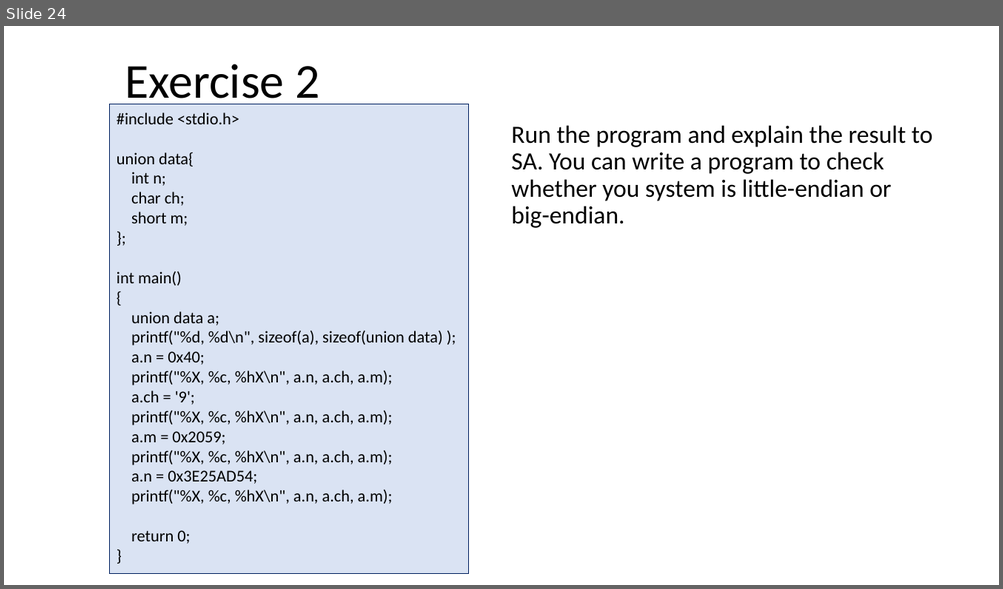
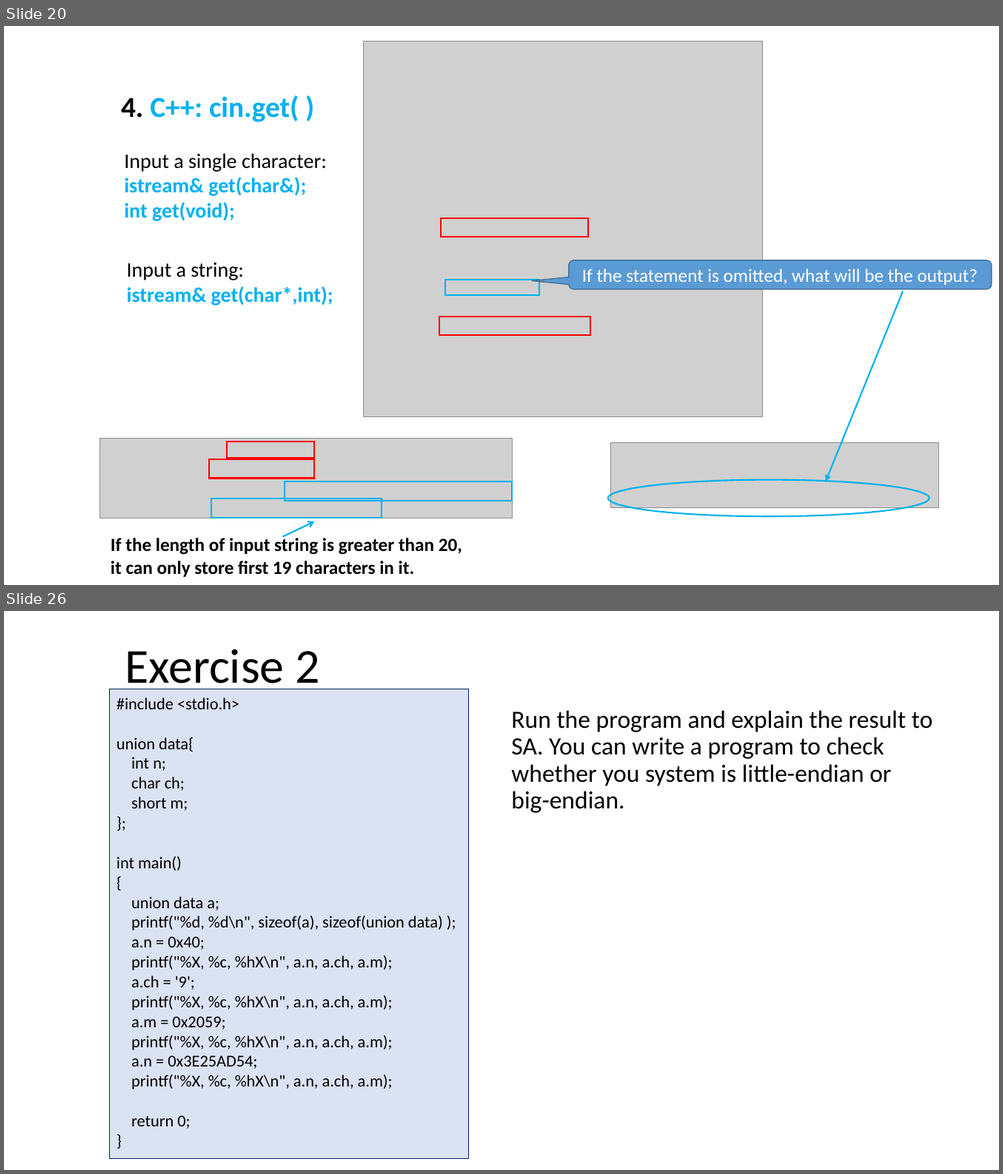
Before and after one commit to ShiqiYu/CPP, a slide deck: week04/Lab04.pptx. Shown one above the other, each under a label of ours: slide 24 before the commit, slides 20 and 26 after it; the slides between them are not shown. The pictures are 1003x589 and 1003x1174 pixels, drawn with LibreOffice and Linux fonts; fonts in the diff are those of the drawing; grey boxes stand for pictures; background and template pictures are left out. Boxes give left, top, right and bottom in pixels: in the first picture for what was removed or moved away, otherwise in the second. Text is boxed around its words. In the diff, an @@ line names an element or a change of style, - is before the commit and + after.

```diff
--- a/week04/Lab04.pptx
+++ b/week04/Lab04.pptx
@@ slide 20 added at box(4, 26, 999, 585), background #FFFFFF @@
@@ picture added at box(363, 42, 762, 417) @@
@@ text added at box(121, 96, 299, 122), 28 pt, text #00B0F0, bold @@
+4. C++: cin.get( )
@@ text added at box(124, 153, 327, 221), 20 pt, text #00B0F0, bold @@
+Input a single character:
+istream& get(char&);
+int get(void);
@@ rectangle added at box(441, 218, 588, 237), outline #FF0000 1.5 pt @@
@@ text added at box(127, 262, 333, 306), 20 pt, text #00B0F0, bold @@
+Input a string:
+istream& get(char*,int);
@@ rounded speech box added at box(569, 261, 991, 289), fill #5B9BD5, outline #43739E 1 pt, 18 pt, text #FFFFFF @@
+If the statement is omitted, what will be the output?
@@ rectangle added at box(445, 280, 539, 295), outline #00B0F0 1.5 pt @@
@@ arrow added from (903, 292) to (825, 482), #00B0F0 1.5 pt @@
@@ rectangle added at box(440, 316, 590, 335), outline #FF0000 1.5 pt @@
@@ picture added at box(100, 439, 512, 518) @@
@@ rectangle added at box(226, 443, 314, 459), outline #FF0000 1.5 pt @@
@@ picture added at box(611, 444, 939, 508) @@
@@ rectangle added at box(208, 460, 314, 479), outline #FF0000 1.5 pt @@
@@ rectangle added at box(284, 482, 512, 501), outline #00B0F0 1.5 pt @@
@@ ellipse added at box(608, 480, 928, 517), outline #00B0F0 1.5 pt @@
@@ rectangle added at box(211, 499, 381, 518), outline #00B0F0 1.5 pt @@
@@ arrow added from (283, 537) to (314, 522), #00B0F0 1.5 pt @@
@@ text added at box(111, 537, 462, 577), 18 pt, text #000000, bold @@
+If the length of input string is greater than 20,
+it can only store first 19 characters in it.
@@ what was slide 24 is now slide 26 @@
```
Also in this commit, not shown: 19 slides changed, 3 other slides added, 2 slides removed, 1 other file.
